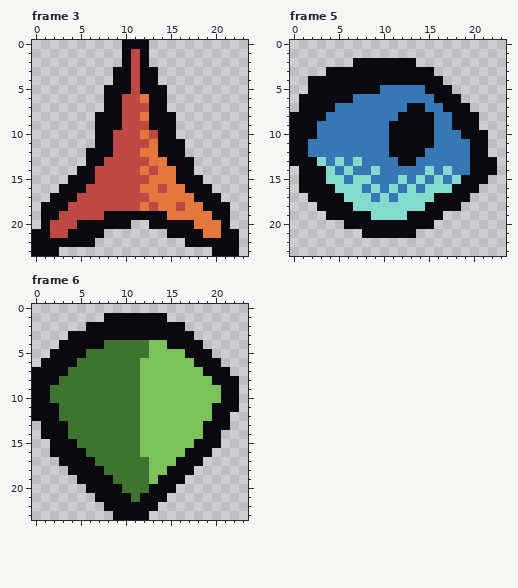
Pixel-art file, stored at lockdeck/assets/effects/effect template large.aseprite. The picture above is the old version.
24x24 pixels, 8 frames. Shown: frame 3, frame 5, frame 6. The commit also changed other frames, which this record leaves out.
Now the later version:
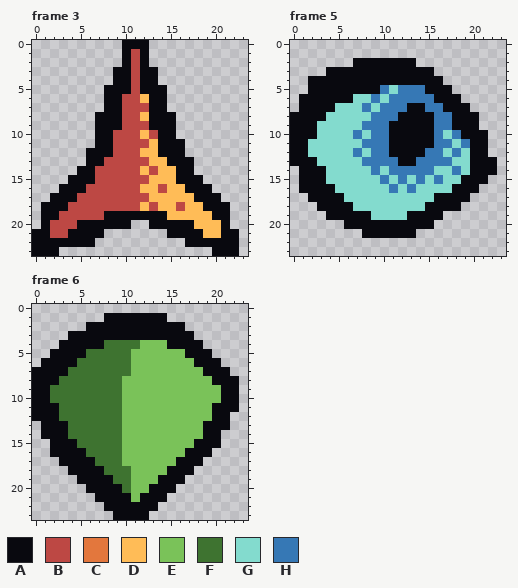
Palette (. is transparent): A #09090f  B #bd4844  C #e3773d  D #ffbc57  E #7ac259  F #3e7330  G #83dbce  H #3678b5
Diff:
{"where": "frame 3, layer \"inline\""}
{"frame":3,"y":6,"x":12,"old":"C","new":"D"}
{"frame":3,"y":8,"x":12,"old":"C","new":"D"}
{"frame":3,"y":10,"x":12,"old":"C","new":"D"}
{"frame":3,"y":11,"x":13,"old":"C","new":"D"}
{"frame":3,"y":12,"x":12,"old":"CC","new":"DD"}
{"frame":3,"y":13,"x":13,"old":"CC","new":"DD"}
{"frame":3,"y":14,"x":12,"old":"C","new":"D"}
{"frame":3,"y":14,"x":14,"old":"CC","new":"DD"}
{"frame":3,"y":15,"x":13,"old":"CCC","new":"DDD"}
{"frame":3,"y":16,"x":12,"old":"CC","new":"DD"}
{"frame":3,"y":16,"x":15,"old":"CC","new":"DD"}
{"frame":3,"y":17,"x":13,"old":"CCCCC","new":"DDDDD"}
{"frame":3,"y":18,"x":12,"old":"C","new":"D"}
{"frame":3,"y":18,"x":14,"old":"CC","new":"DD"}
{"frame":3,"y":18,"x":17,"old":"CC","new":"DD"}
{"frame":3,"y":19,"x":15,"old":"CCCCC","new":"DDDDD"}
{"frame":3,"y":20,"x":18,"old":"CCC","new":"DDD"}
{"frame":3,"y":21,"x":19,"old":"CC","new":"DD"}
{"where": "frame 5, layer \"inline\""}
{"frame":5,"y":5,"x":11,"old":"H","new":"G"}
{"frame":5,"y":6,"x":7,"old":"HH","new":"GG"}
{"frame":5,"y":6,"x":10,"old":"H","new":"G"}
{"frame":5,"y":7,"x":5,"old":"HHH","new":"GGG"}
{"frame":5,"y":7,"x":9,"old":"H","new":"G"}
{"frame":5,"y":8,"x":4,"old":"HHHHH","new":"GGGGG"}
{"frame":5,"y":9,"x":3,"old":"HHHHH","new":"GGGGG"}
{"frame":5,"y":10,"x":3,"old":"HHHH","new":"GGGG"}
{"frame":5,"y":10,"x":8,"old":"H","new":"G"}
{"frame":5,"y":10,"x":17,"old":"H","new":"G"}
{"frame":5,"y":11,"x":2,"old":"HHHHHH","new":"GGGGGG"}
{"frame":5,"y":11,"x":18,"old":"H","new":"G"}
{"frame":5,"y":12,"x":2,"old":"HHHHH","new":"GGGGG"}
{"frame":5,"y":12,"x":8,"old":"H","new":"G"}
{"frame":5,"y":12,"x":17,"old":"H","new":"G"}
{"frame":5,"y":12,"x":19,"old":"H","new":"G"}
{"frame":5,"y":13,"x":4,"old":"H","new":"G"}
{"frame":5,"y":13,"x":6,"old":"H","new":"G"}
{"frame":5,"y":13,"x":18,"old":"HH","new":"GG"}
{"frame":5,"y":14,"x":5,"old":"H","new":"G"}
{"frame":5,"y":14,"x":7,"old":"HHGH","new":"GGHG"}
{"frame":5,"y":14,"x":15,"old":"GH","new":"HG"}
{"frame":5,"y":14,"x":19,"old":"H","new":"G"}
{"frame":5,"y":15,"x":6,"old":"H","new":"G"}
{"frame":5,"y":15,"x":9,"old":"H","new":"G"}
{"frame":5,"y":15,"x":11,"old":"HGHGHGH","new":"GHGHGHG"}
{"frame":5,"y":16,"x":8,"old":"H","new":"G"}
{"frame":5,"y":16,"x":10,"old":"HGHGH","new":"GHGHG"}
{"frame":5,"y":17,"x":9,"old":"H","new":"G"}
{"frame":5,"y":17,"x":11,"old":"H","new":"G"}
{"where": "frame 6, layer \"inline\""}
{"frame":6,"y":4,"x":12,"old":"F","new":"E"}
{"frame":6,"y":5,"x":11,"old":"FF","new":"EE"}
{"frame":6,"y":6,"x":11,"old":"F","new":"E"}
{"frame":6,"y":7,"x":11,"old":"F","new":"E"}
{"frame":6,"y":8,"x":10,"old":"FF","new":"EE"}
{"frame":6,"y":9,"x":10,"old":"FF","new":"EE"}
{"frame":6,"y":10,"x":10,"old":"FF","new":"EE"}
{"frame":6,"y":11,"x":10,"old":"FF","new":"EE"}
{"frame":6,"y":12,"x":10,"old":"FF","new":"EE"}
{"frame":6,"y":13,"x":10,"old":"FF","new":"EE"}
{"frame":6,"y":14,"x":10,"old":"FF","new":"EE"}
{"frame":6,"y":15,"x":10,"old":"FF","new":"EE"}
{"frame":6,"y":16,"x":10,"old":"FF","new":"EE"}
{"frame":6,"y":17,"x":10,"old":"FFF","new":"EEE"}
{"frame":6,"y":18,"x":11,"old":"FF","new":"EE"}
{"frame":6,"y":19,"x":11,"old":"FF","new":"EE"}
{"frame":6,"y":20,"x":11,"old":"FF","new":"EE"}
{"frame":6,"y":21,"x":11,"old":"F","new":"E"}
{"label":"changed","picture_box":[140,94,221,238]}
{"label":"changed","picture_box":[308,85,470,202]}
{"label":"changed","picture_box":[122,340,149,502]}
